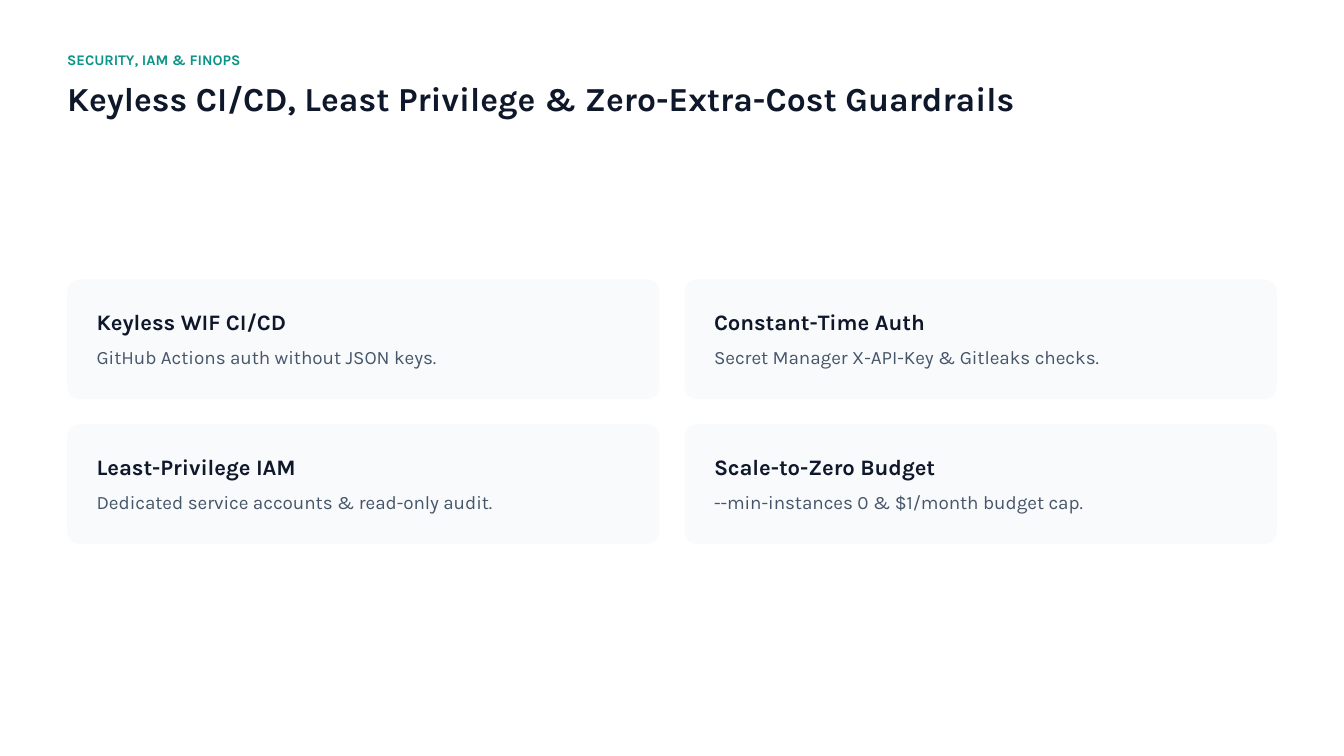
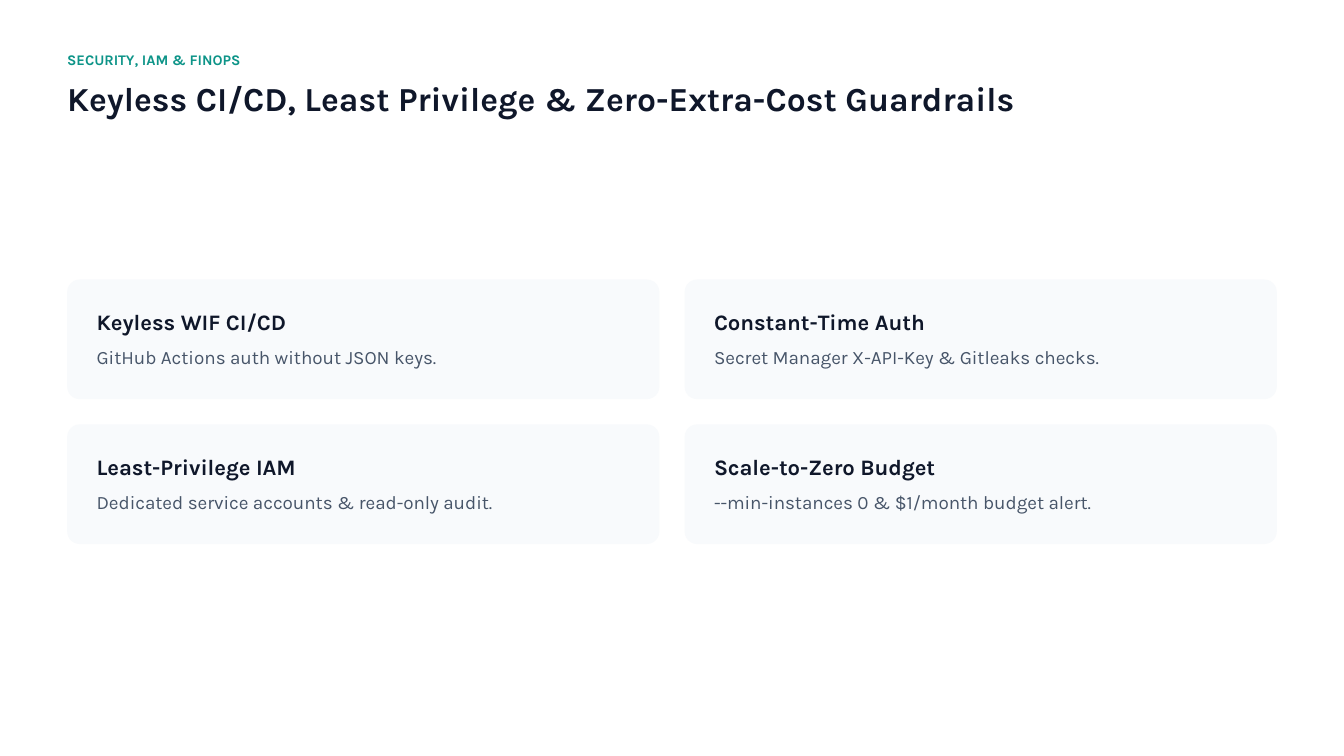
Before and after one commit to Muedi-M/ColdTrace, a slide deck: slide 7 of PROJECT_DOCS/ColdTrace — Cold-Chain Operations Console (1).pptx. Drawn at 1344x756 pixels with LibreOffice and Linux fonts; fonts in the diff are those of the drawing. Boxes give left, top, right and bottom in pixels: in the first picture for what was removed or moved away, otherwise in the second. Text is boxed around its words. In the diff, an @@ line names an element or a change of style, - is before the commit and + after.

Commit message:
final: corrected deck, charts follow batch band, cropped screenshot, walkthrough link, security status wording

```diff
--- a/PROJECT_DOCS/ColdTrace — Cold-Chain Operations Console (1).pptx
+++ b/PROJECT_DOCS/ColdTrace — Cold-Chain Operations Console (1).pptx
@@ text at [714,495,1091,514]: text changed @@
---min-instances 0 & $1/month budget cap.
+--min-instances 0 & $1/month budget alert.
```
Also in this commit, not shown: 4 other slides changed.
